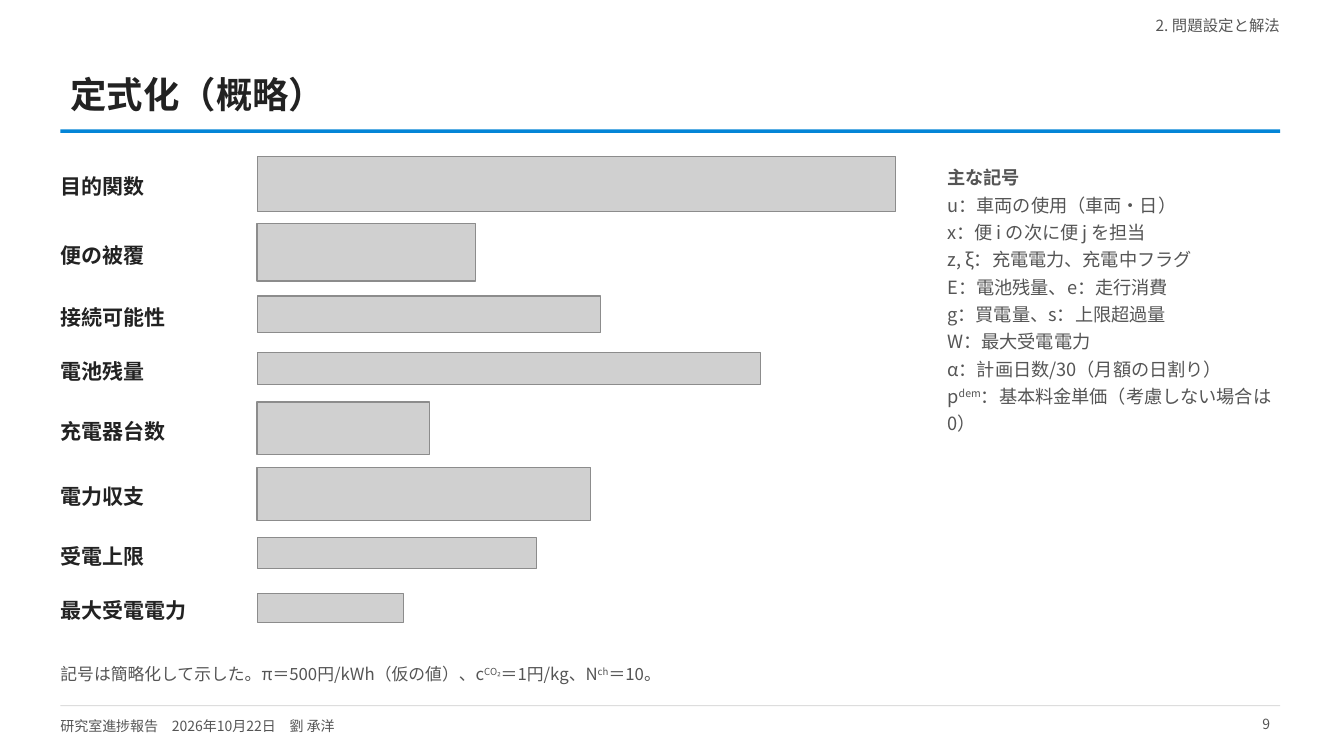
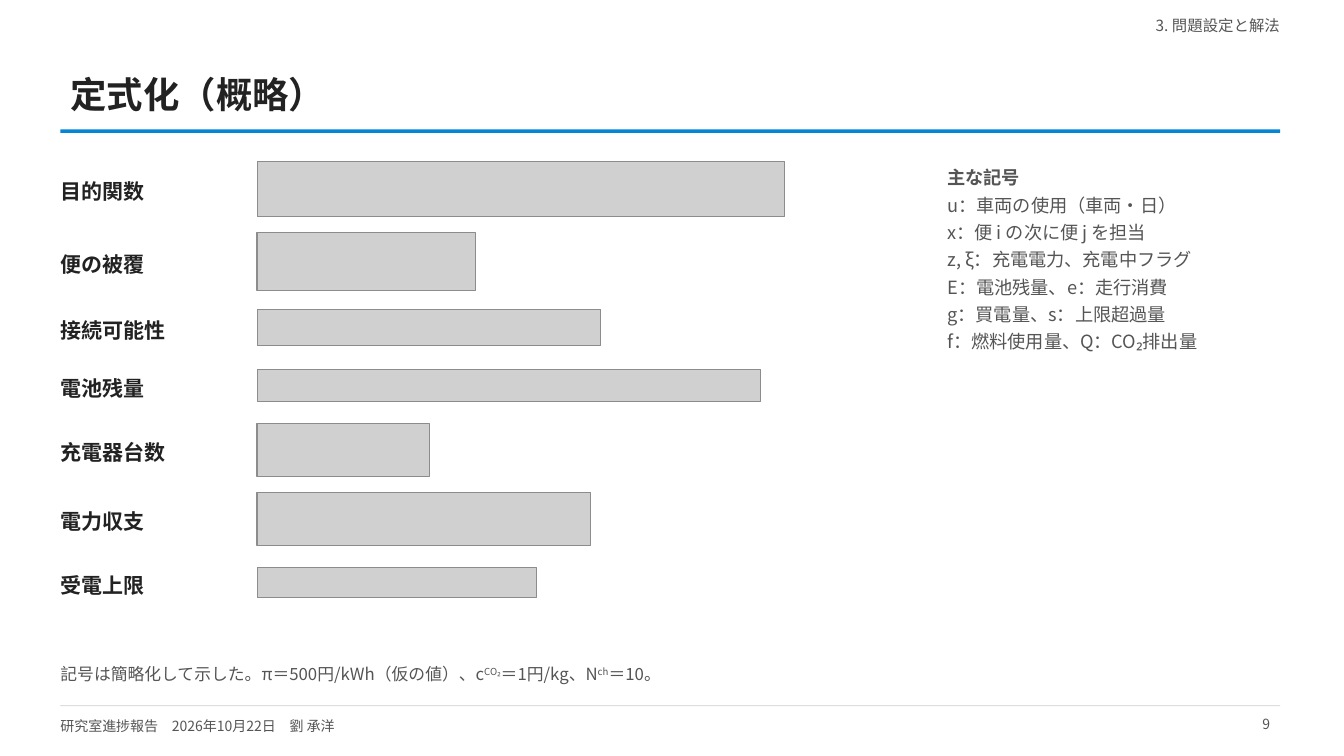
Before and after one commit to CYLIU2003/master-course, a slide deck: slide 9 of outcome/2026-10-22_lab_progress/lab_progress_20261022.pptx. Drawn at 1344x756 pixels with LibreOffice and Linux fonts; fonts in the diff are those of the drawing; grey boxes stand for pictures. Boxes give left, top, right and bottom in pixels: in the first picture for what was removed or moved away, otherwise in the second. Text is boxed around its words. In the diff, an @@ line names an element or a change of style, - is before the commit and + after.

```diff
--- a/outcome/2026-10-22_lab_progress/lab_progress_20261022.pptx
+++ b/outcome/2026-10-22_lab_progress/lab_progress_20261022.pptx
@@ text at <box>1156,18,1280,32</box>: text changed @@
-2. 問題設定と解法
+3. 問題設定と解法
@@ text "目的関数": place and size @@
-text "目的関数" at <box>60,176,144,196</box>
+text "目的関数" at <box>60,181,144,201</box>
@@ picture: place and size @@
-picture at <box>257,156,896,212</box>
+picture at <box>257,161,785,217</box>
@@ text "便の被覆": place and size @@
-text "便の被覆" at <box>60,245,144,265</box>
+text "便の被覆" at <box>60,254,144,274</box>
@@ picture: place and size @@
-picture at <box>257,224,476,281</box>
+picture at <box>257,233,476,290</box>
@@ text at <box>947,332,1197,352</box>: text changed @@
-W：最大受電電力
-α：計画日数/30（月額の日割り）
-pdem：基本料金単価（考慮しない場合は 0）
+f：燃料使用量、Q：CO₂排出量
@@ 2 pictures, 2 texts: place and size @@
-2 pictures, 2 texts at <box>60,296,761,385</box>
+2 pictures, 2 texts at <box>60,310,761,402</box>
@@ text "充電器台数": place and size @@
-text "充電器台数" at <box>60,421,165,441</box>
+text "充電器台数" at <box>60,442,165,462</box>
@@ picture: place and size @@
-picture at <box>257,402,430,456</box>
+picture at <box>257,423,430,477</box>
@@ text "電力収支": place and size @@
-text "電力収支" at <box>60,486,144,506</box>
+text "電力収支" at <box>60,511,144,531</box>
@@ picture: place and size @@
-picture at <box>257,467,591,520</box>
+picture at <box>257,492,591,545</box>
@@ text "受電上限": place and size @@
-text "受電上限" at <box>60,546,144,566</box>
+text "受電上限" at <box>60,575,144,595</box>
@@ picture: place and size @@
-picture at <box>257,538,536,569</box>
+picture at <box>257,568,536,598</box>
@@ picture removed at <box>257,593,403,622</box> @@
@@ text removed at <box>60,600,186,620</box> @@
-最大受電電力
```
Also in this commit, not shown: 16 other slides changed, 1 slide added, 4 slides removed, 4 other files.
